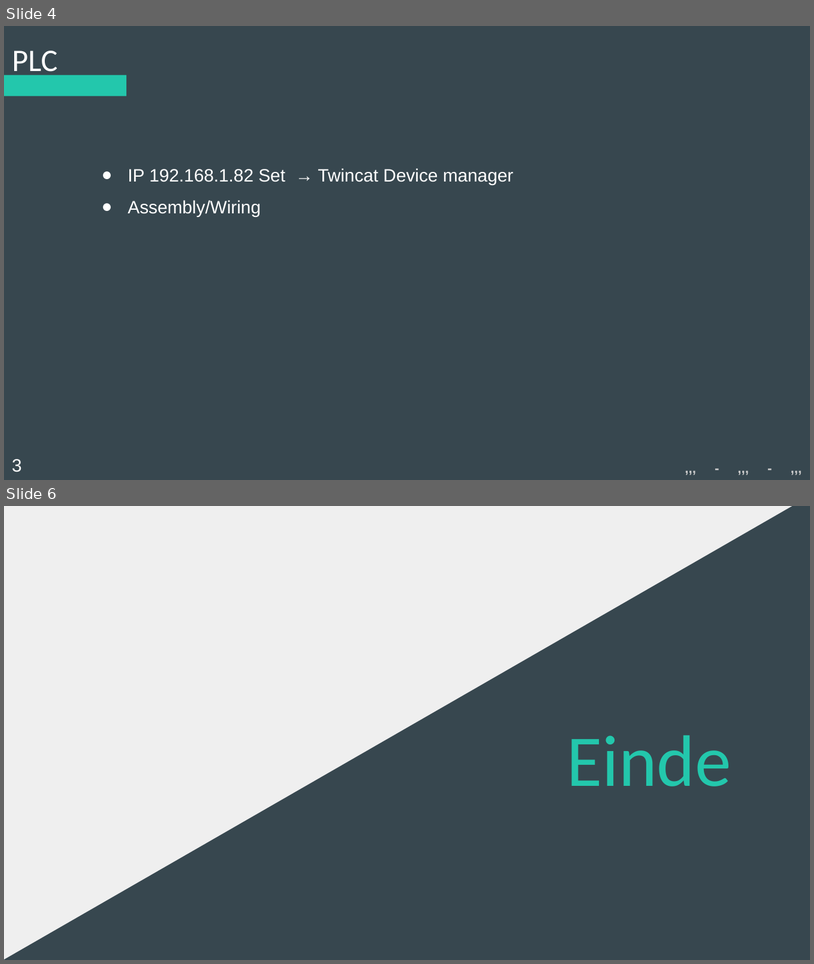
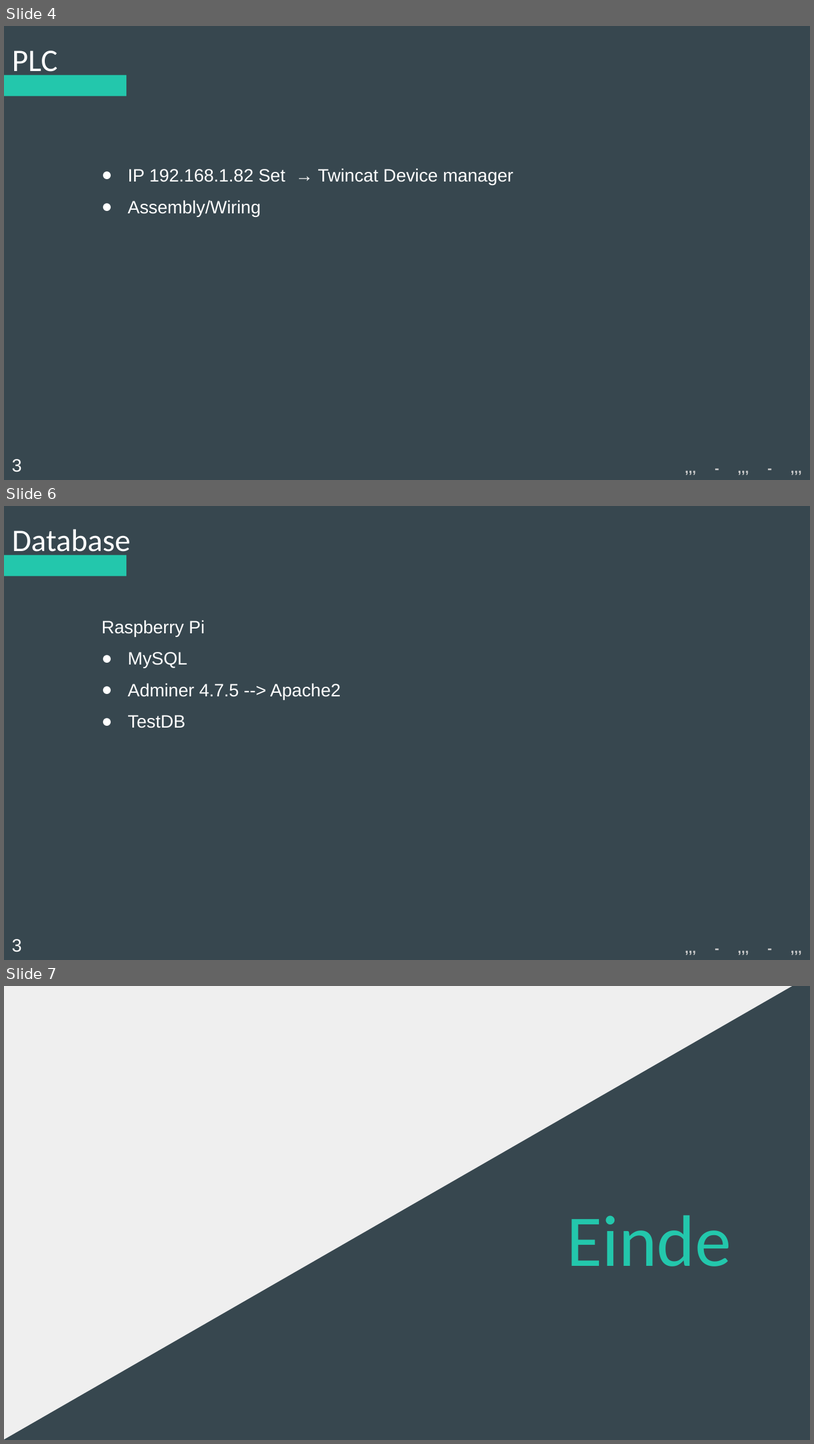
Before and after one commit to Koffiejoe/IA-EnOcean, a slide deck: Presentaties/3Wekelijkse PowerPoint/nieuweppt.pptx. Shown one above the other, each under a label of ours: slides 4 and 6 before the commit, slides 4, 6 and 7 after it; the slides between them are not shown. The pictures are 814x964 and 814x1444 pixels, drawn with LibreOffice and Linux fonts; fonts in the diff are those of the drawing. Boxes give left, top, right and bottom in pixels: in the first picture for what was removed or moved away, otherwise in the second. Text is boxed around its words. In the diff, an @@ line names an element or a change of style, - is before the commit and + after.

```diff
--- a/Presentaties/3Wekelijkse PowerPoint/nieuweppt.pptx
+++ b/Presentaties/3Wekelijkse PowerPoint/nieuweppt.pptx
@@ slide 6 added at (4, 506, 810, 960), background #37474F; not listed: 1 template element that a slide beside it also shows @@
@@ title added at (12, 529, 130, 558), 28 pt, text #FFFFFF @@
+Database
@@ subtitle added at (102, 620, 341, 728), 16 pt, text #FFFFFF @@
+Raspberry Pi
+● MySQL
+● Adminer 4.7.5 --> Apache2
+● TestDB
@@ text added at (472, 935, 810, 959), 12 pt, text #CCCCCC, bold @@
+,,, - ,,, - ,,,
@@ text added at (12, 939, 22, 952), 16 pt, text #FFFFFF @@
+3
@@ what was slide 6 is now slide 7 @@
```
Also in this commit, not shown: 2 slides changed.
